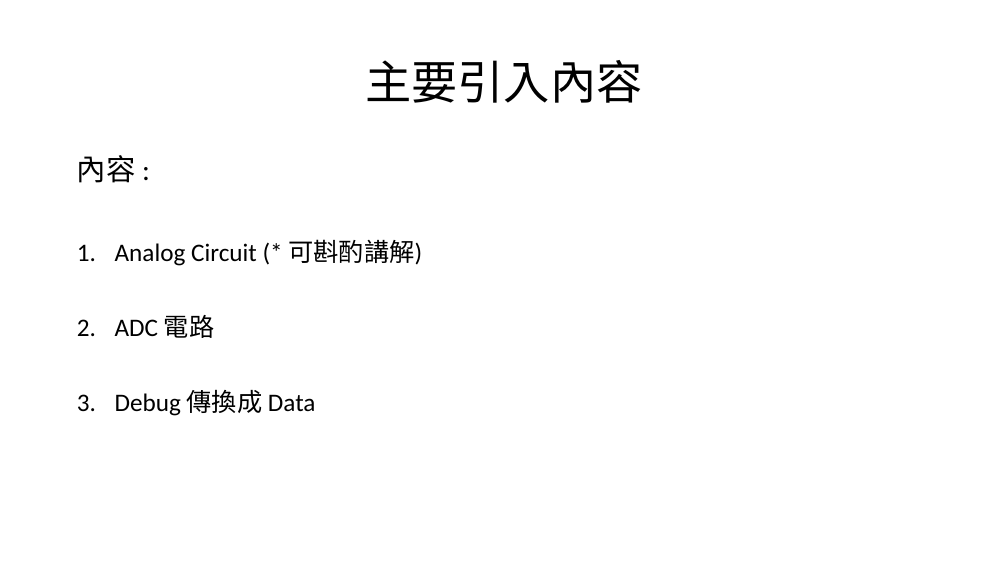
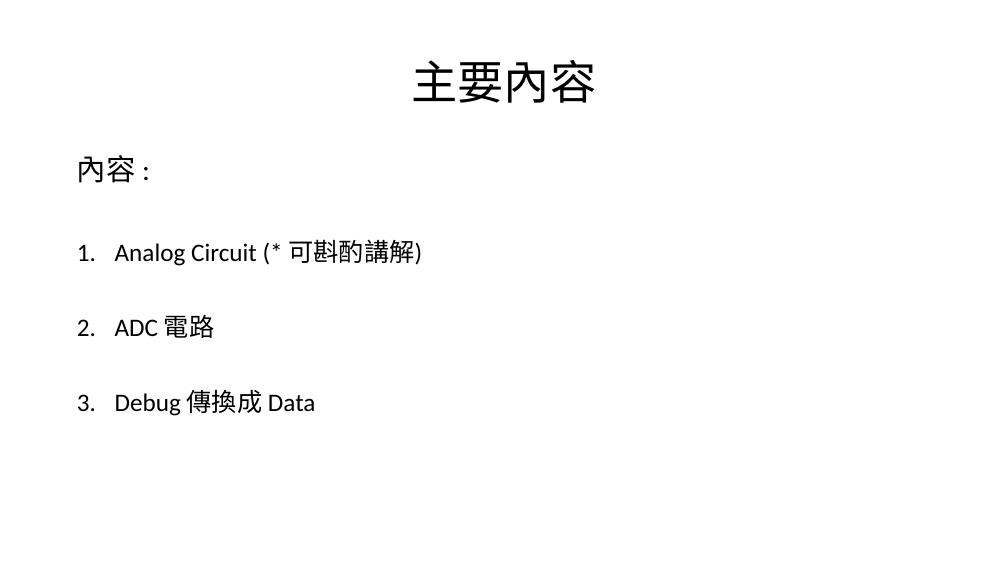
Before and after one commit to a0910281835/Summrary_PDF, a slide deck: slide 6 of Project_Summary_pdf/Project_Summary.pptx (slide 5 before the commit). Drawn at 1008x567 pixels with LibreOffice and Linux fonts; fonts in the diff are those of the drawing. Boxes give left, top, right and bottom in pixels: in the first picture for what was removed or moved away, otherwise in the second. Text is boxed around its words. In the diff, an @@ line names an element or a change of style, - is before the commit and + after.

```diff
--- a/Project_Summary_pdf/Project_Summary.pptx
+++ b/Project_Summary_pdf/Project_Summary.pptx
@@ title at (411,60,596,103): text changed @@
-主要引入內容
+主要內容
```
Also in this commit, not shown: 4 other slides changed, 4 slides added.
